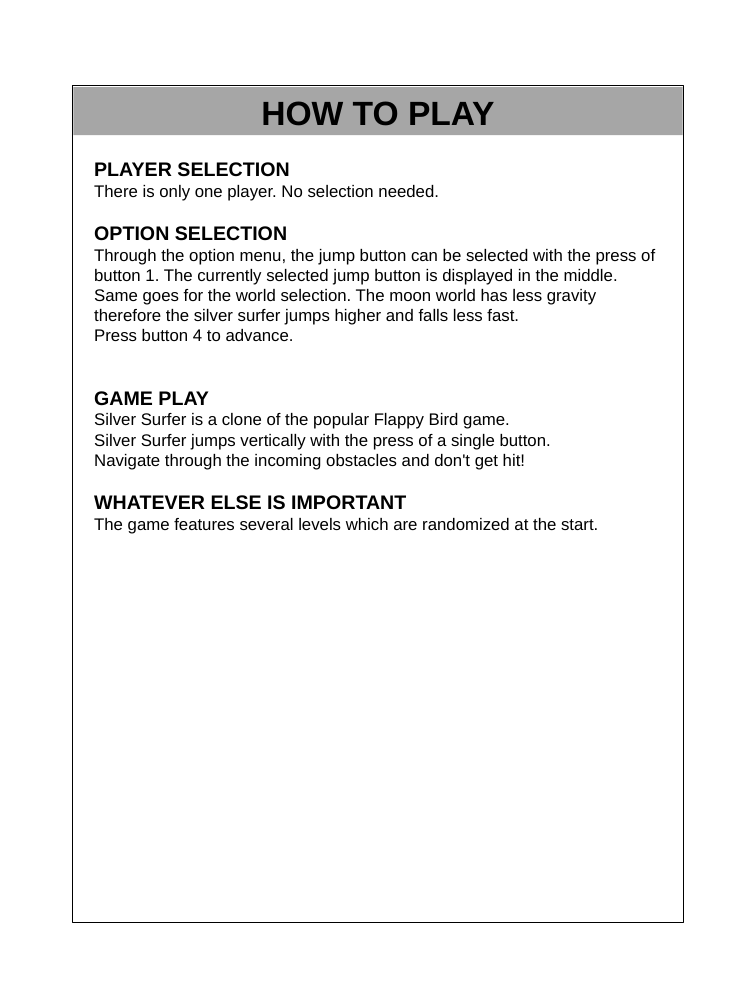
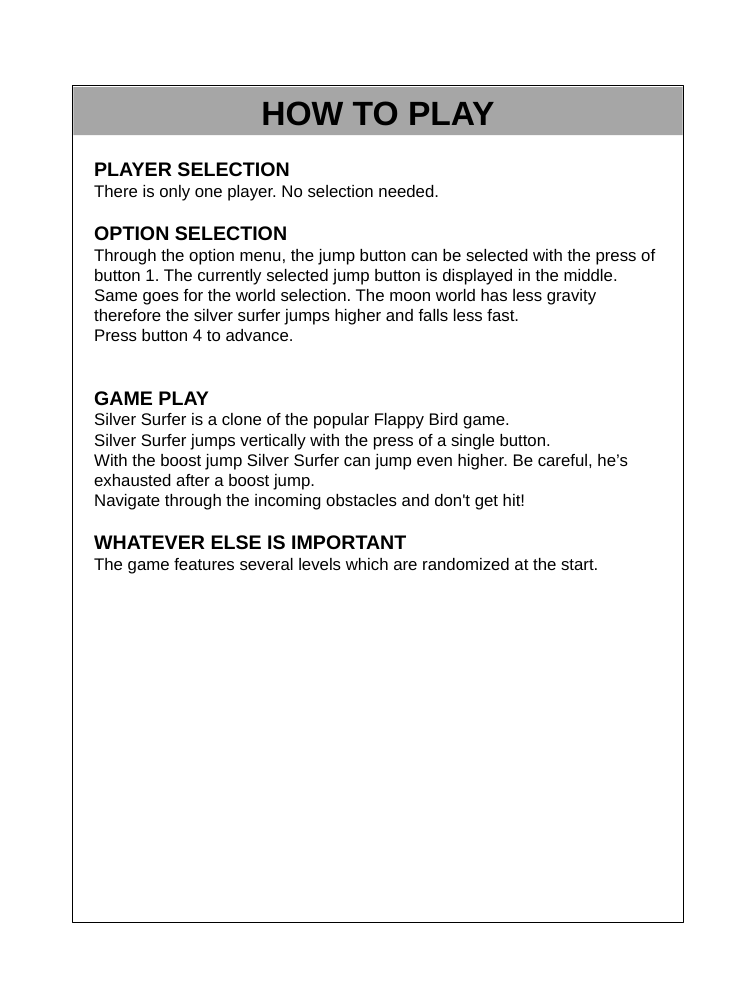
Before and after one commit to marcretzlaff/Vectrex_Game, a slide deck: slide 3 of manual/Manual Silver Surfer.pptx. Drawn at 756x1008 pixels with LibreOffice and Linux fonts; fonts in the diff are those of the drawing. Boxes give left, top, right and bottom in pixels: in the first picture for what was removed or moved away, otherwise in the second. Text is boxed around its words. In the diff, an @@ line names an element or a change of style, - is before the commit and + after.

Commit message:
Added boost jump
changed lvl difficulty

```diff
--- a/manual/Manual Silver Surfer.pptx
+++ b/manual/Manual Silver Surfer.pptx
@@ text at [94, 454, 627, 490]: paragraph added @@
+With the boost jump Silver Surfer can jump even higher. Be careful, he’s exhausted after a boost jump.
```
Also in this commit, not shown: 1 other slide changed, 10 other files.
